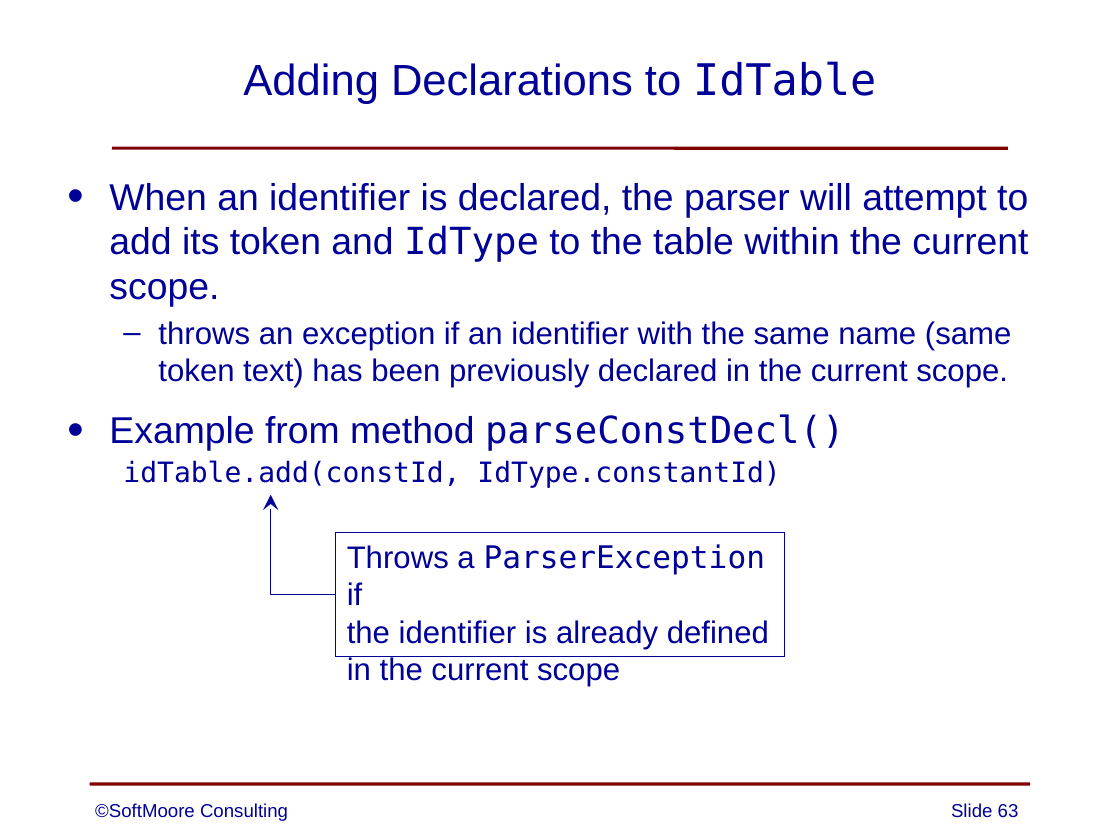
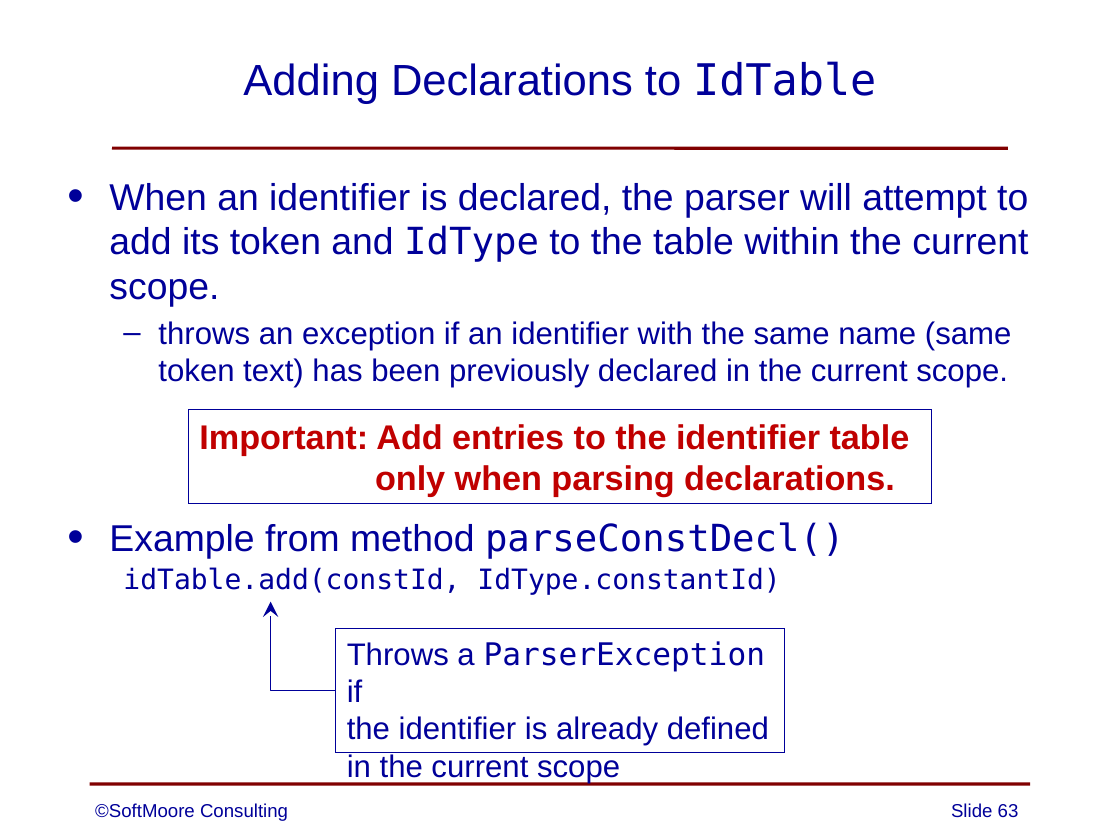
Before and after one commit to SoftMoore/CPRL-Kt-3rd, a slide deck: slide 63 of PowerPoints/06 - Syntax Analysis.pptx. Drawn at 1120x840 pixels with LibreOffice and Linux fonts; fonts in the diff are those of the drawing. Boxes give left, top, right and bottom in pixels: in the first picture for what was removed or moved away, otherwise in the second. Text is boxed around its words. In the diff, an @@ line names an element or a change of style, - is before the commit and + after.

Commit message:
added content to one PowerPoint slide

```diff
--- a/PowerPoints/06 - Syntax Analysis.pptx
+++ b/PowerPoints/06 - Syntax Analysis.pptx
@@ text "When an identifier is declared, ..." rewrapped from bbox=[109, 183, 1028, 488] to bbox=[109, 183, 1028, 595] @@
@@ rectangle added at bbox=[188, 410, 931, 504], outline #000099 0.75 pt, 22 pt, text #C00000, bold @@
+Important: Add entries to the identifier table
+only when parsing declarations.
@@ elbow arrow moved from (336, 595) - (271, 495) to (336, 691) - (271, 601) @@
@@ rectangle "Throws a ParserException if": place and size @@
-rectangle "Throws a ParserException if" at bbox=[336, 532, 784, 656]
+rectangle "Throws a ParserException if" at bbox=[336, 628, 784, 753]
```
